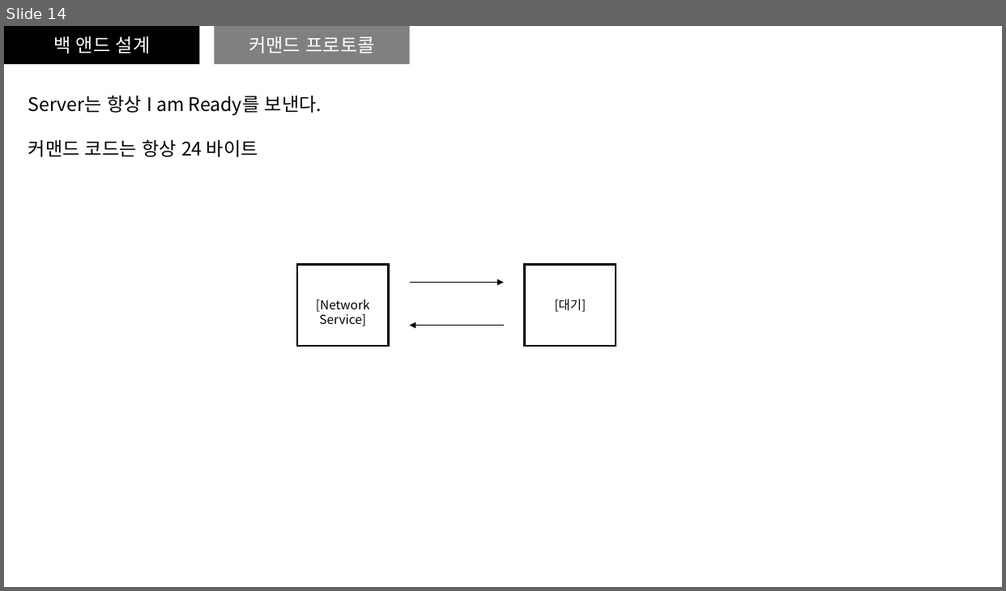
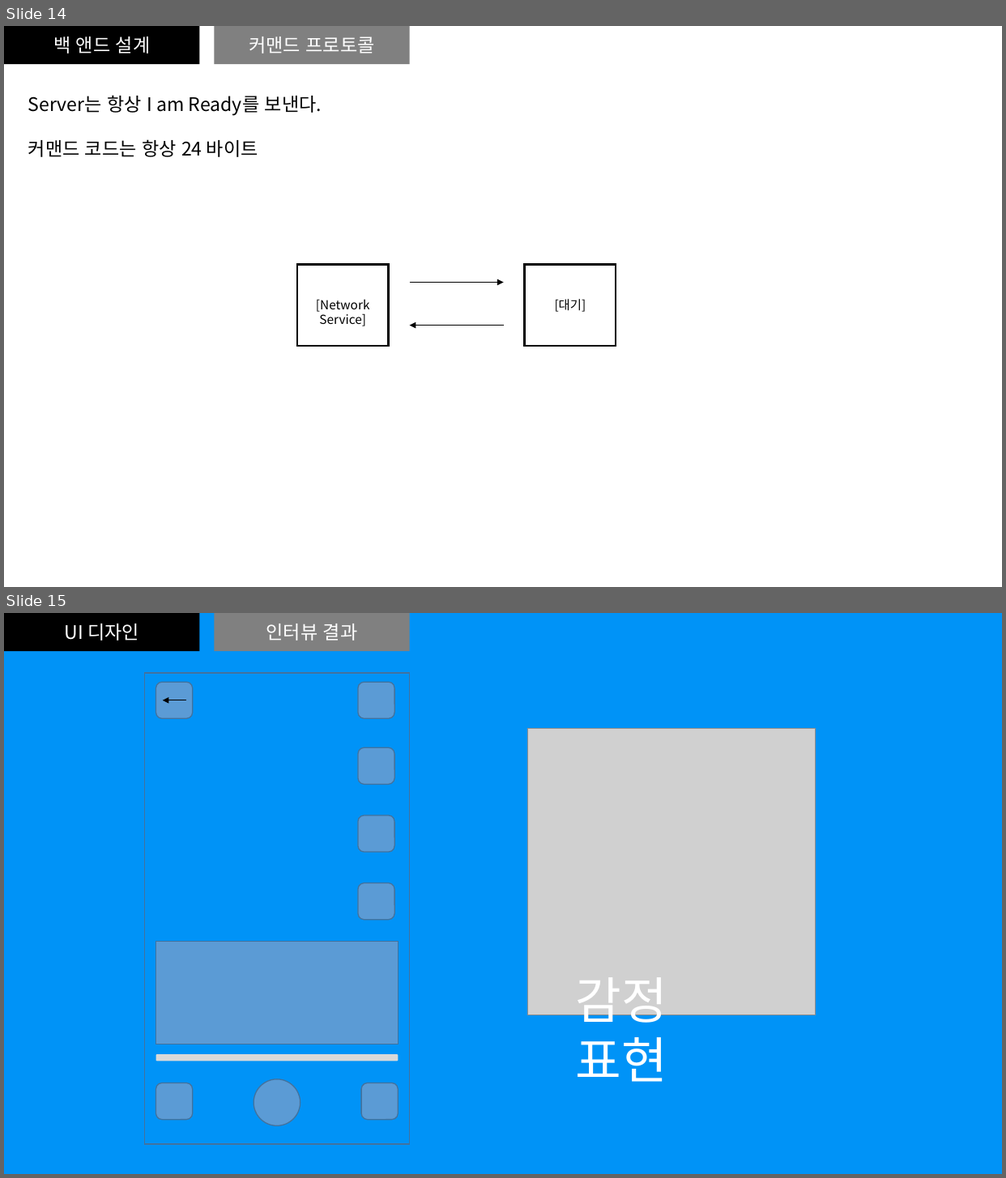
Before and after one commit to mrkimkim/AI_interview, a slide deck: Scatch.pptx. Shown one above the other, each under a label of ours: slide 14 before the commit, slides 14 and 15 after it. The pictures are 1006x591 and 1006x1178 pixels, drawn with LibreOffice and Linux fonts; fonts in the diff are those of the drawing; grey boxes stand for pictures. Boxes give left, top, right and bottom in pixels: in the first picture for what was removed or moved away, otherwise in the second. Text is boxed around its words. In the diff, an @@ line names an element or a change of style, - is before the commit and + after.

```diff
--- a/Scatch.pptx
+++ b/Scatch.pptx
@@ slide 15 added at [4,613,1002,1174], background #0093F7 @@
@@ rectangle added at [4,613,199,651], fill #000000, 18 pt, text #FFFFFF @@
+UI 디자인
@@ rectangle added at [215,613,410,651], fill #808080, 18 pt, text #FFFFFF @@
+인터뷰 결과
@@ rectangle added at [145,673,410,1144], outline #43739E 1 pt @@
@@ rounded rectangle added at [156,682,193,718], fill #5B9BD5, outline #43739E 1 pt @@
@@ rounded rectangle added at [358,682,394,718], fill #5B9BD5, outline #43739E 1 pt @@
@@ arrow added from (186, 700) to (163, 700), #000000 0.5 pt @@
@@ picture added at [528,728,816,1016] @@
@@ rounded rectangle added at [358,747,394,785], fill #5B9BD5, outline #43739E 1 pt @@
@@ rounded rectangle added at [358,815,394,852], fill #5B9BD5, outline #43739E 1 pt @@
@@ rounded rectangle added at [358,884,394,920], fill #5B9BD5, outline #43739E 1 pt @@
@@ rectangle added at [156,942,398,1045], fill #5B9BD5, outline #43739E 1 pt @@
@@ text added at [576,977,667,1082], 48 pt, text #FFFFFF @@
+감정 표현
@@ rounded rectangle added at [156,1054,398,1062], fill #D9D9D9 @@
@@ rounded rectangle added at [156,1083,193,1120], fill #5B9BD5, outline #43739E 1 pt @@
@@ ellipse added at [254,1080,300,1126], fill #5B9BD5, outline #43739E 1 pt @@
@@ rounded rectangle added at [361,1083,398,1120], fill #5B9BD5, outline #43739E 1 pt @@
```
Also in this commit, not shown: 29 other files.
